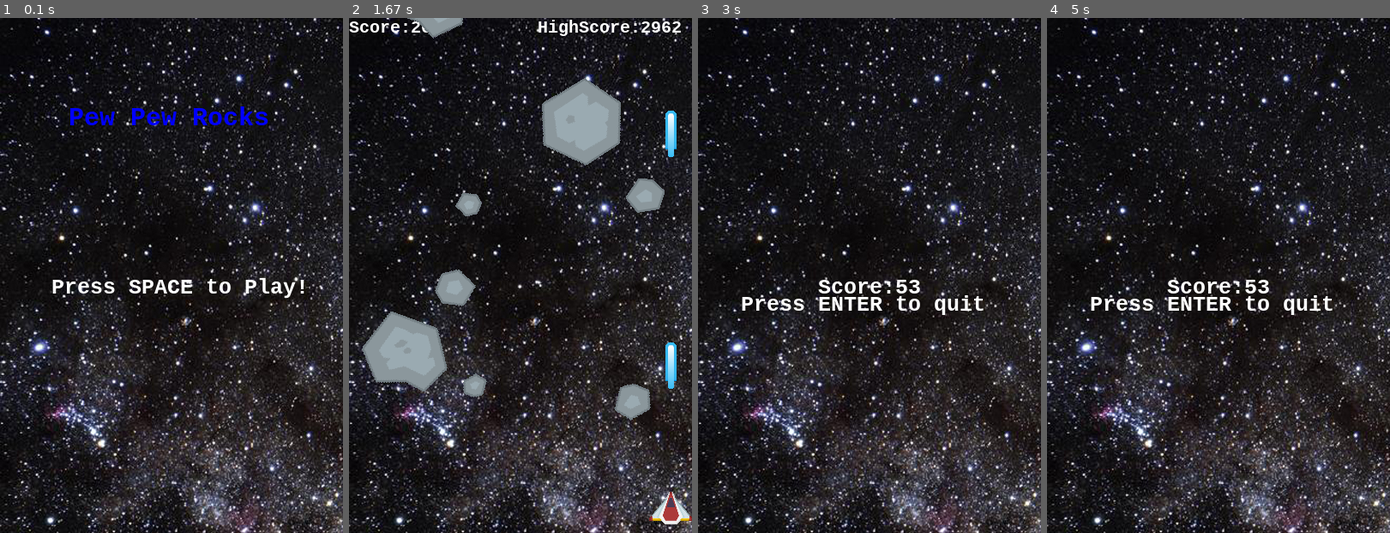
Above: before the commit, frames 1-4 (left to right).
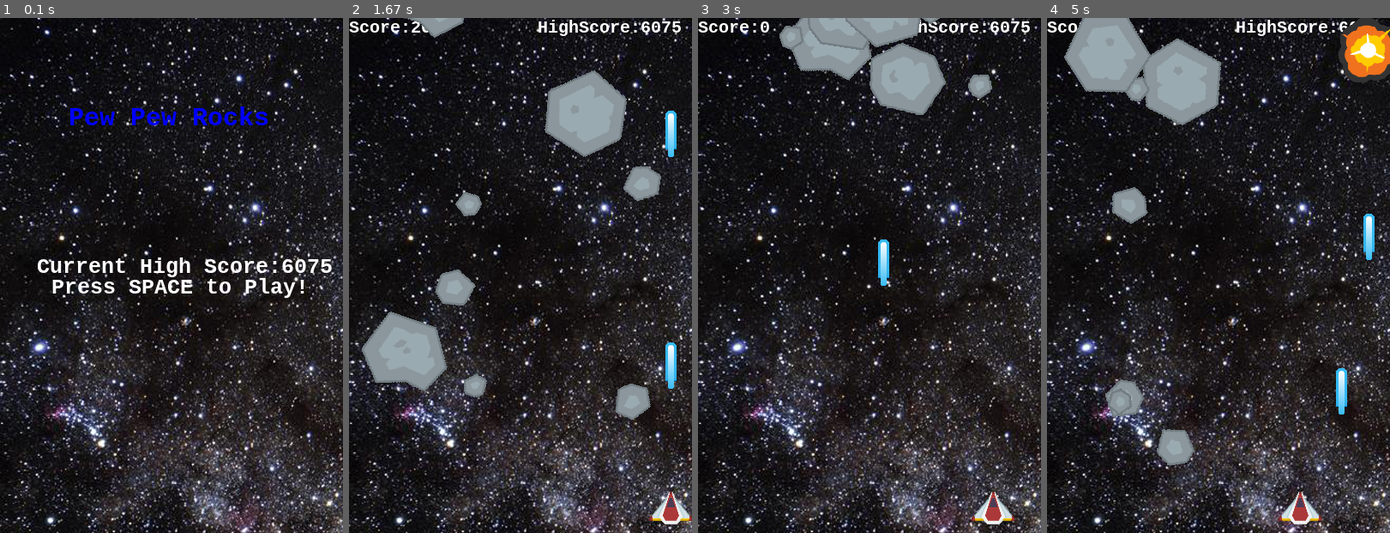
Above: after the commit, the same moments.

Repository: andrewle19/CometCrush
Game: pygame game, started from shootem.py
Same seed, same stepped clock (60 frames per second), same inputs: the game is played once before the commit and once after it.
Inputs:
- Up to frame 1 (0.1 s): no input
- Up to frame 2 (1.67 s): tap Space at 0.33, 0.73, 1.03, 1.23, 1.53 s; hold Right 0.67-1.13 s; hold Right 1.17-1.63 s
- Up to frame 3 (3 s): hold Left 1.67-2.2 s; tap Space at 1.73, 2.03, 2.3, 2.6, 2.73 s; hold Left 2.23-2.63 s; hold Right from 2.67 s (still down)
- Up to frame 4 (5 s): tap Space at 3.03, 3.4, 3.7, 3.9, 4.2, 4.4, 4.7, 4.9 s; release Right at 3.3 s; hold Left 3.33-3.8 s; hold Right 3.83-4.3 s; hold Right 4.33-4.8 s; hold Left from 4.83 s (still down)

The runs differ from the first frame. In frame 1, 1.1% of the frame differs, in the area x 11-97%, y 46-51%; in frame 2, 2.0%; in frame 3, 8.1%; in frame 4, 12%, in the area x 0-100%, y 0-99%.

Commit message:
Added retry and high score msgTODO: powerups,BOSS?

Diff:
--- a/high_score.txt
+++ b/high_score.txt
@@ -1 +1 @@
-2962
+6075
--- a/shootem.py
+++ b/shootem.py
@@ -57,7 +57,7 @@
         self.rect.center = center # center of explosion
         self.frame = 0 # starting animation frame
         self.last_update = pygame.time.get_ticks() # last update of animation
-        self.frame_rate = 30 # frame rate of explosion time
+        self.frame_rate = 25 # frame rate of explosion time
 
     def update(self):
         now = pygame.time.get_ticks()
@@ -204,12 +204,13 @@
 background = pygame.image.load(path.join(img_dir,"space.jpg")).convert()
 background_rect = background.get_rect()
 player_img = pygame.image.load(path.join(img_dir,"ship.png")).convert()
+laser_img = pygame.image.load(path.join(img_dir,"laser.png")).convert()
+
 asteroid_img = []
 asteroid_list = ['asteroid.png','asteroid1.png','asteroid2.png','asteroid3.png','asteroid4.png'
                 ,'asteroid5.png','asteroid6.png','asteroid7.png',]
 for img in asteroid_list:
     asteroid_img.append(pygame.image.load(path.join(img_dir,img)).convert())
-laser_img = pygame.image.load(path.join(img_dir,"laser.png")).convert()
 
 explosion_img = []
 explosion_list = ['explosion.png','explosion2.png','explosion3.png'
@@ -225,6 +226,7 @@
 pygame.mixer.music.set_volume(0.8)
 
 explosion_snd = []
+
 explosion_list = ['explosion.wav','explosion2.wav','explosion3.wav','explosion4.wav']
 for snd in explosion_list:
     explosion_snd.append(pygame.mixer.Sound(path.join(sound_dir,snd)))
@@ -246,109 +248,131 @@
 
 
 
-# spawn range between 0-8
-for i in range(10):
-    m = Mob()
-    # add mob to groups
-    all_sprites.add(m)
-    mobs.add(m)
-
-
 pygame.mixer.music.play(loops= -1)
-
 # Start menu
 start = False
+high_score = getHighScore() # get the high score
 while start != True:
     screen.blit(background,background_rect)
     displayMsg("Pew Pew Rocks","monospace",30,BLUE,80,100)
+    displayMsg("Current High Score:" + str(high_score),"monospace",25,WHITE,43,HEIGHT/2 - 24)
     displayMsg("Press SPACE to Play!","monospace",25,WHITE,60,HEIGHT/2)
     pygame.display.flip()
     for event in pygame.event.get():
         if event.type == pygame.KEYDOWN:
             if event.key == pygame.K_SPACE:
                 start = True
-
-score = 0
-high_score = getHighScore() # get the high score
-# Game loop
-running = True
-while running:
-
-    # keep loop running at the right speed
-    clock.tick(FPS)
-
-    # Process input (events)
-    for event in pygame.event.get():
-
-        # check for closing window
-        if event.type == pygame.QUIT:
-            running = False
-        # key was pressed down
-        if event.type == pygame.KEYDOWN:
-            if event.key == pygame.K_SPACE:
-                player.shoot()
-
-
-
-    # Update
-    all_sprites.update()
-
-    #check to see if a bullet hit a mob if hit bullet and mob get deleted
-    hits = pygame.sprite.groupcollide(mobs,shots, True, True)
-
-
-    # if a hit lands spawn more mobs
-    for hit in hits:
+def main():
+
+    # spawn range between 0-8
+    for i in range(10):
         m = Mob()
+        # add mob to groups
         all_sprites.add(m)
         mobs.add(m)
-        score += int((50 - hit.radius)/2)
-        explosion = Explosion(hit.rect.center)
-        all_sprites.add(explosion)
-        random.choice(explosion_snd).play()
-
-    #check to see if a mob hit player (returns list of mobs that hit players)
-    # make collision circler
-    hits = pygame.sprite.spritecollide(player, mobs, False,pygame.sprite.collide_circle)
-
-    # game loop will end
-    if hits:
-        explosion = Explosion(player.rect.center)
-        all_sprites.add(explosion)
-        all_sprites.empty
-        mobs.empty
-        shots.empty()
-        die_snd.play()
-        running = False
-
-
-    # Draw / render
-    screen.fill(BLACK)
-    screen.blit(background,background_rect)
-
-    #label = myfont.render("Score:" + str(score),1, WHITE)
-    #screen.blit(label,(100,0))
-
-    displayMsg("Score:" + str(score),"monospace",20,WHITE,0,0) # display score board
-    if score > high_score:
-        displayMsg("HighScore:" + str(score),"monospace",20,WHITE,220,0) # display high score
-    else:
-        displayMsg("HighScore:" + str(high_score),"monospace",20,WHITE,220,0) # display high score
-    all_sprites.draw(screen)
-
-    # *after* drawing everything, flip the display
-    pygame.display.flip()
+
+    score = 0
+    # Game loop
+    running = True
+    while running:
+
+        # keep loop running at the right speed
+        clock.tick(FPS)
+        # Process input (events)
+        for event in pygame.event.get():
+
+            # check for closing window
+            if event.type == pygame.QUIT:
+                running = False
+            # key was pressed down
+            if event.type == pygame.KEYDOWN:
+                if event.key == pygame.K_SPACE:
+                    player.shoot()
+
+
+
+        # Update
+        all_sprites.update()
+
+        #check to see if a bullet hit a mob if hit bullet and mob get deleted
+        hits = pygame.sprite.groupcollide(mobs,shots, True, True)
+
+
+        # if a hit lands spawn more mobs
+        for hit in hits:
+            m = Mob()
+            all_sprites.add(m)
+            mobs.add(m)
+            score += int((50 - hit.radius)/2)
+            explosion = Explosion(hit.rect.center)
+            all_sprites.add(explosion)
+            random.choice(explosion_snd).play()
+
+        #check to see if a mob hit player (returns list of mobs that hit players)
+        # make collision circler
+        hits = pygame.sprite.spritecollide(player, mobs, False,pygame.sprite.collide_circle)
+
+        # player is hit
+        if hits:
+            # spawns player explosion
+            die_explosion = Explosion(player.rect.center)
+            all_sprites.add(die_explosion)
+            player.kill()
+            # play die sound and end game loop
+            die_snd.play()
+
+        if not player.alive() and not die_explosion.alive():
+            all_sprites.empty()
+            mobs.empty()
+            shots.empty()
+            running = False
+            return score
+
+        # Draw / render
+        screen.fill(BLACK)
+        screen.blit(background,background_rect)
+
+        #label = myfont.render("Score:" + str(score),1, WHITE)
+        #screen.blit(label,(100,0))
+
+        displayMsg("Score:" + str(score),"monospace",20,WHITE,0,0) # display score board
+        if score > high_score:
+            displayMsg("HighScore:" + str(score),"monospace",20,WHITE,220,0) # display high score
+        else:
+            displayMsg("HighScore:" + str(high_score),"monospace",20,WHITE,220,0) # display high score
+        all_sprites.draw(screen)
+
+        # *after* drawing everything, flip the display
+        pygame.display.flip()
+
+
+
 
 # End Screen
+score = main()
+# if score > highscore
+higher = False
+if score > high_score:
+    higher = True
 quit = False
 while quit != True:
+
     screen.blit(background,background_rect)
-    # if the score was higher than high score write to the file
-    if score > high_score:
+    # if the player got a high score, displays and writes new high score
+    if higher:
+        displayMsg("New High Score!!!","monospace",25,WHITE,80,30)
+        displayMsg("Score:" + str(score),"monospace",25,WHITE,140,HEIGHT/2)
+        displayMsg("Press SPACE to Try Again!","monospace",25,WHITE,25,HEIGHT/2+20)
+        displayMsg("Press ENTER to quit","monospace",25,WHITE,50,HEIGHT/2+40)
         writeHighScore(score)
-    displayMsg("Score:" + str(score),"monospace",25,WHITE,140,HEIGHT/2)
-    displayMsg("Press ENTER to quit","monospace",25,WHITE,50,HEIGHT/2+20)
-    pygame.display.flip()
+        high_score = score
+        pygame.display.flip()
+    # regular score
+    else:
+        displayMsg("Score:" + str(score),"monospace",25,WHITE,140,HEIGHT/2)
+        displayMsg("Press SPACE to Try Again!","monospace",25,WHITE,25,HEIGHT/2+20)
+        displayMsg("Press ENTER to quit","monospace",25,WHITE,50,HEIGHT/2+40)
+        pygame.display.flip()
 
     for event in pygame.event.get():
         if event.type == pygame.QUIT:
@@ -356,4 +380,13 @@
         if event.type == pygame.KEYDOWN:
             if event.key == pygame.K_RETURN:
                 quit = True
+            if event.key == pygame.K_SPACE:
+                player = Player()
+                all_sprites.add(player)
+                score = main()
+                # if score > highscore
+                higher = False
+                if score > high_score:
+                    higher = True
+
 pygame.quit()
